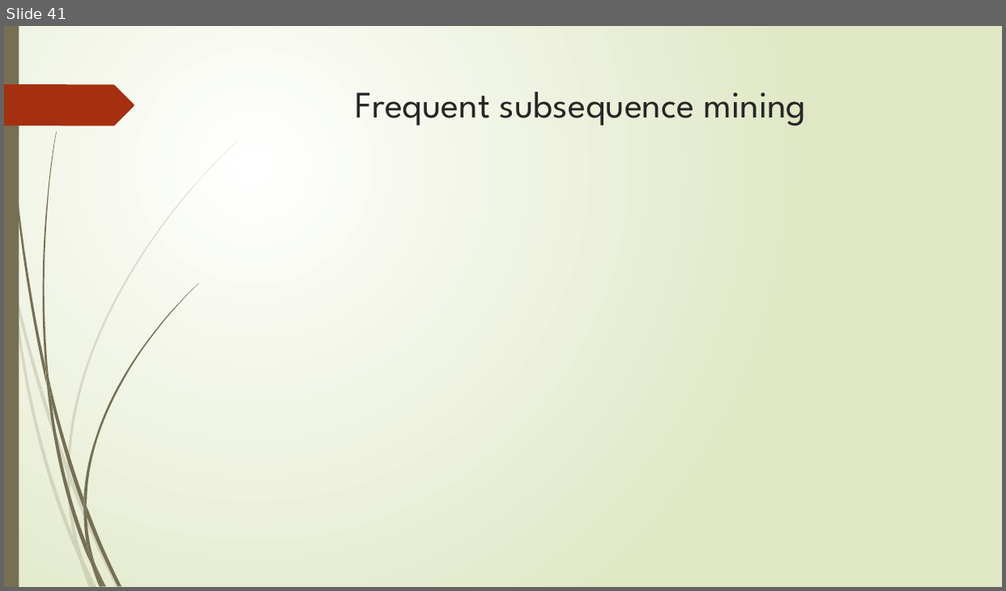
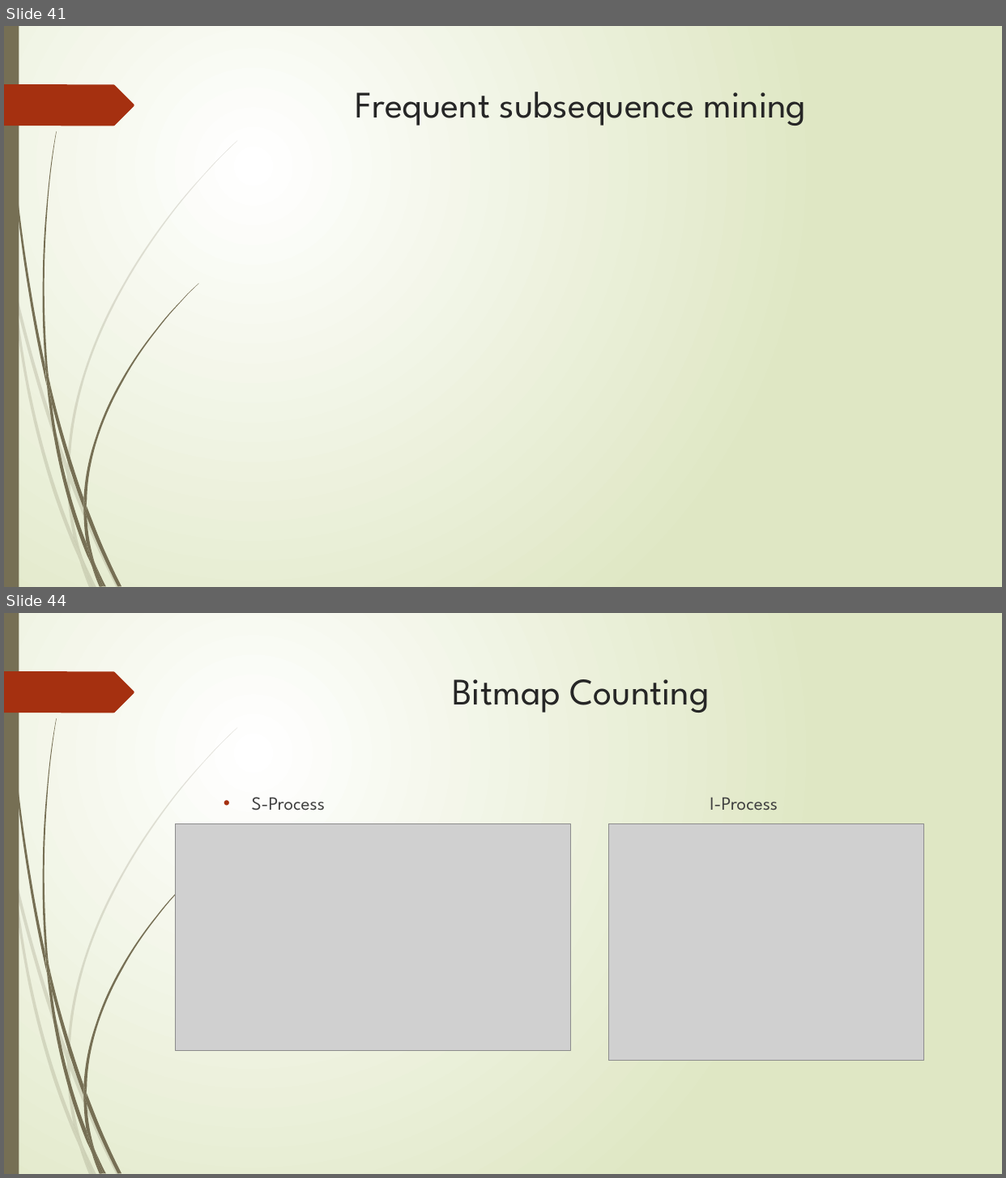
Before and after one commit to zixiaojindao/time-series-survey, a slide deck: slide/tsdm.pptx. Shown one above the other, each under a label of ours: slide 41 before the commit, slides 41 and 44 after it; the slides between them are not shown. The pictures are 1006x591 and 1006x1178 pixels, drawn with LibreOffice and Linux fonts; fonts in the diff are those of the drawing; grey boxes stand for pictures. Boxes give left, top, right and bottom in pixels: in the first picture for what was removed or moved away, otherwise in the second. Text is boxed around its words. In the diff, an @@ line names an element or a change of style, - is before the commit and + after.

```diff
--- a/slide/tsdm.pptx
+++ b/slide/tsdm.pptx
@@ slide 44 added at bbox=[4, 613, 1002, 1174], background gradient #FFFFFF to #DFE8C4; not listed: 24 template elements that a slide beside it also shows @@
@@ title added at bbox=[452, 679, 710, 713], 36 pt, text #262626 @@
+Bitmap Counting
@@ text added at bbox=[252, 797, 778, 811], 18 pt, text #404040 @@
+• S-Process I-Process
@@ picture added at bbox=[176, 824, 571, 1050] @@
@@ picture added at bbox=[609, 824, 924, 1061] @@
```
Also in this commit, not shown: 1 slide changed, 2 other slides added.
